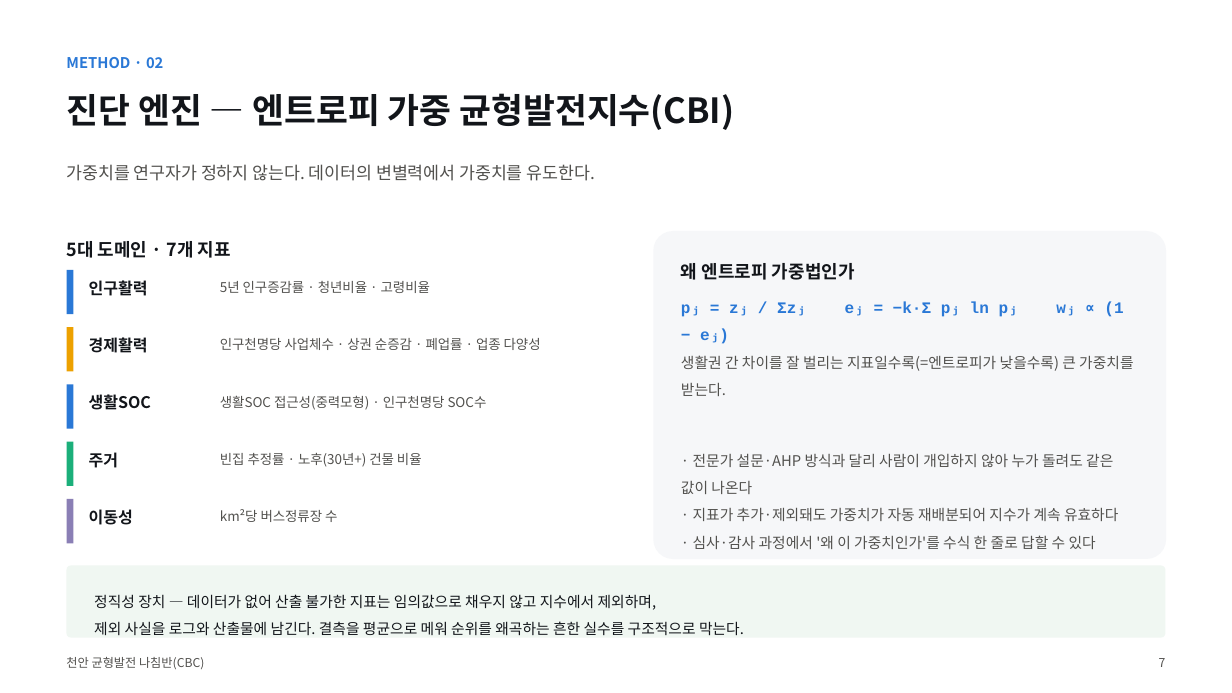
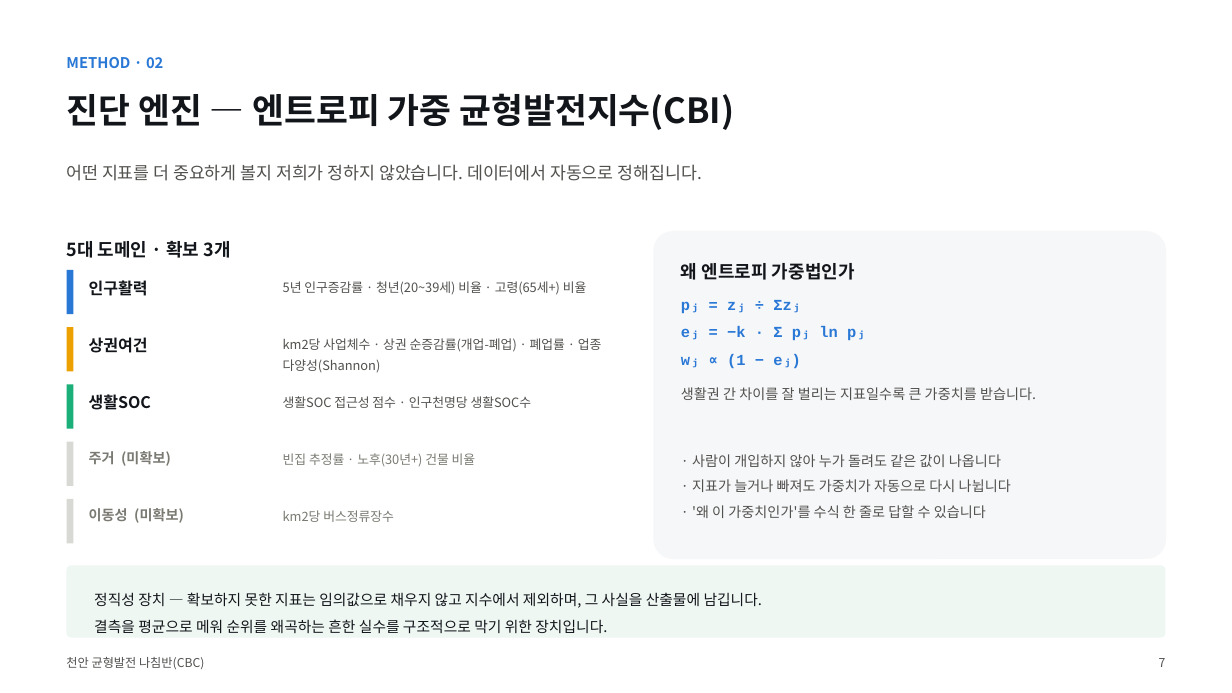
Before and after one commit to BioCode67/2026-AI-, a slide deck: slide 8 of deliverables/기획서_천안균형발전나침반_CBC.pptx. Drawn at 1232x693 pixels with LibreOffice and Linux fonts; fonts in the diff are those of the drawing. Boxes give left, top, right and bottom in pixels: in the first picture for what was removed or moved away, otherwise in the second. Text is boxed around its words. In the diff, an @@ line names an element or a change of style, - is before the commit and + after.

```diff
--- a/deliverables/기획서_천안균형발전나침반_CBC.pptx
+++ b/deliverables/기획서_천안균형발전나침반_CBC.pptx
@@ text at box(66, 164, 702, 181): text changed @@
-가중치를 연구자가 정하지 않는다. 데이터의 변별력에서 가중치를 유도한다.
+어떤 지표를 더 중요하게 볼지 저희가 정하지 않았습니다. 데이터에서 자동으로 정해집니다.
@@ text at box(66, 241, 231, 258): text changed @@
-5대 도메인 · 7개 지표
+5대 도메인 · 확보 3개
@@ text at box(283, 281, 587, 295): text changed; size 10.5 to 10 pt @@
-5년 인구증감률 · 청년비율 · 고령비율
+5년 인구증감률 · 청년(20~39세) 비율 · 고령(65세+) 비율
@@ text added at box(727, 326, 837, 337), 12 pt, text #2A78D6, bold @@
+eⱼ = −k · Σ pⱼ ln pⱼ
@@ text at box(893, 301, 1123, 317): text changed; size 12.5 to 12 pt @@
-pⱼ = zⱼ / Σzⱼ eⱼ = −k·Σ pⱼ ln pⱼ wⱼ ∝ (1 − eⱼ)
+pⱼ = zⱼ ÷ Σzⱼ
@@ text at box(89, 337, 148, 353): text changed @@
-경제활력
+상권여건
@@ text at box(283, 338, 602, 372): text changed; size 10.5 to 10 pt @@
-인구천명당 사업체수 · 상권 순증감 · 폐업률 · 업종 다양성
+km2당 사업체수 · 상권 순증감률(개업-폐업) · 폐업률 · 업종 다양성(Shannon)
@@ text added at box(727, 354, 745, 368), 12 pt, text #2A78D6, bold @@
+wⱼ ∝ (1 − eⱼ)
@@ rectangle at box(67, 384, 73, 429): fill #2A78D6 to #1BAF7A @@
@@ text at box(681, 387, 1036, 518): text changed; size 11.5 to 11 pt @@
-생활권 간 차이를 잘 벌리는 지표일수록(=엔트로피가 낮을수록) 큰 가중치를 받는다.
-· 전문가 설문·AHP 방식과 달리 사람이 개입하지 않아 누가 돌려도 같은 값이 나온다
-· 지표가 추가·제외돼도 가중치가 자동 재배분되어 지수가 계속 유효하다
-· 심사·감사 과정에서 '왜 이 가중치인가'를 수식 한 줄로 답할 수 있다
+생활권 간 차이를 잘 벌리는 지표일수록 큰 가중치를 받습니다.
+· 사람이 개입하지 않아 누가 돌려도 같은 값이 나옵니다
+· 지표가 늘거나 빠져도 가중치가 자동으로 다시 나뉩니다
+· '왜 이 가중치인가'를 수식 한 줄로 답할 수 있습니다
@@ text at box(283, 396, 532, 408): text changed; size 10.5 to 10 pt @@
-생활SOC 접근성(중력모형) · 인구천명당 SOC수
+생활SOC 접근성 점수 · 인구천명당 생활SOC수
@@ rectangle at box(67, 442, 73, 486): fill #1BAF7A to #D8D8D4 @@
@@ text "빈집 추정률 · 노후(30년+) 건물 ...": place and size @@
-text "빈집 추정률 · 노후(30년+) 건물 ..." at box(220, 453, 422, 467)
+text "빈집 추정률 · 노후(30년+) 건물 ..." at box(283, 453, 476, 466)
@@ text "빈집 추정률 · 노후(30년+) 건물 ..." at box(283, 453, 476, 466): size 10.5 to 10 pt, text colour #52514E to #7A7972 @@
@@ text at box(89, 451, 171, 466): text changed; size 12.5 to 11 pt; text colour #12151A to #7A7972 @@
-주거
+주거 (미확보)
@@ rectangle at box(67, 499, 73, 543): fill #8A7FB5 to #D8D8D4 @@
@@ text at box(89, 508, 184, 523): text changed; size 12.5 to 11 pt; text colour #12151A to #7A7972 @@
-이동성
+이동성 (미확보)
@@ text at box(283, 510, 394, 522): text changed; size 10.5 to 10 pt; text colour #52514E to #7A7972 @@
-km²당 버스정류장 수
+km2당 버스정류장수
@@ rounded rectangle at box(67, 566, 1165, 638): fill #F0F7F2 to #EFF7F3 @@
@@ text at box(94, 592, 763, 633): text changed @@
-정직성 장치 — 데이터가 없어 산출 불가한 지표는 임의값으로 채우지 않고 지수에서 제외하며,
-제외 사실을 로그와 산출물에 남긴다. 결측을 평균으로 메워 순위를 왜곡하는 흔한 실수를 구조적으로 막는다.
+정직성 장치 — 확보하지 못한 지표는 임의값으로 채우지 않고 지수에서 제외하며, 그 사실을 산출물에 남깁니다.
+결측을 평균으로 메워 순위를 왜곡하는 흔한 실수를 구조적으로 막기 위한 장치입니다.
```
Also in this commit, not shown: 12 other slides changed, 1 slide added, 4 other files.
